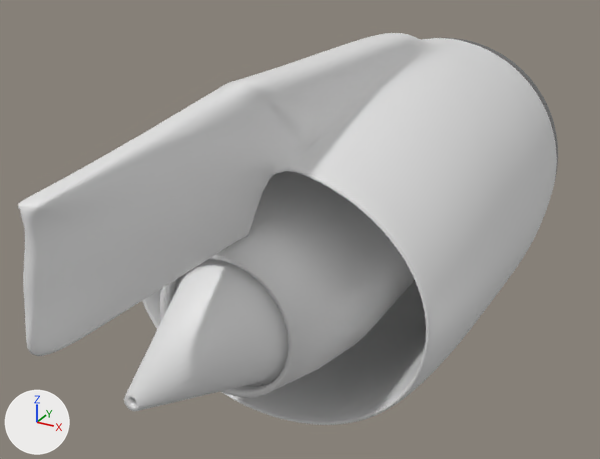
Two versions of the Blender file main.blend, one commit apart.
Rendered twice from a camera (50 mm lens) standing at (4.36, -4.53, 2.27) and looking at (2.11, -0.44, 0.23). The axes (+X, +Y, +Z) are drawn at lower left. The lights are the same throughout.

In view in the first picture: 'Cowling', 'Cylinder'.
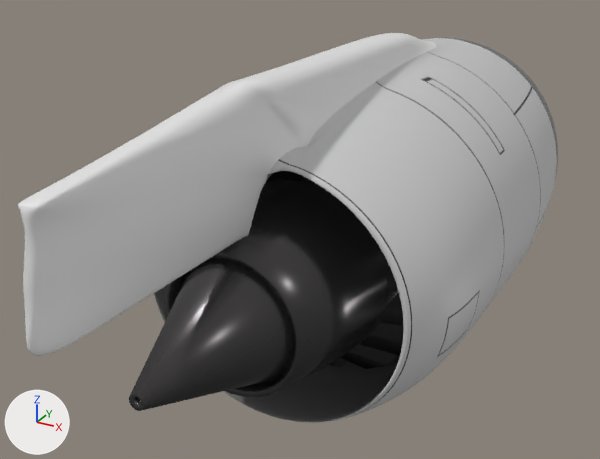
Patch to the scene script:
```diff
--- a/main.blend.py
+++ b/main.blend.py
@@ img_cowling @@
+img_cowling = load_image('Cowling', 'Cowling.png', 1024, 1024, 'sRGB')
@@ mat_main @@
 mat_main = principled_material('main')
-mat_main.base_color = (0.8, 0.8, 0.8)  # white #e7e7e7
+mat_main.texture = img_cowling
@@ mat_interior_cone @@
+mat_interior_cone = principled_material('interior cone')
+mat_interior_cone.base_color = (0.0, 0.0, 0.0)  # black #000000
+mat_interior_cone.roughness = 0.744
@@ mat_exhaust @@
+mat_exhaust = principled_material('Exhaust')
+mat_exhaust.base_color = (0.0835, 0.0785, 0.0807)  # dark grey #524f50
+mat_exhaust.metallic = 0.701
+mat_exhaust.roughness = 0.248
@@ mat_pylon @@
+mat_pylon = principled_material('pylon')
+mat_pylon.base_color = (0.8, 0.8, 0.8)  # white #e7e7e7
@@ me_torus @@
 me_torus.from_pydata(...)  # 719 vertices, 721 faces; spans x -1.89..1.15, y -1.36..1.36, z -3.82..2.47
 # used by ob_cowling; location = (2.241, 0.102, -0.079); rotation_euler = (-1.571, 1.571, 0.0), in degrees (-90, 90, 0); scale = (0.745, 0.745, 0.745)
+# me_torus part 1: 46 of the vertices in x -1.25..0.81, y -1.26..1.26, z -1.71..-1.7 are scaled about their middle by (1, 0.801, 1)
+# me_torus part 2: 144 of the faces centred in x -1.32..0.85, y -1.22..1.22, z -1.5..-0.09 switch from mat_main (white #e7e7e7) to mat_inner (dark grey #6b6b6b)
+# me_torus part 3: 12 of the faces centred in x 0.14..0.91, y -1.08..0.63, z 0.87 switch from mat_main (white #e7e7e7) to mat_inner (dark grey #6b6b6b)
 me_torus.materials.append(mat_tip)
+me_torus.materials.append(mat_pylon)  # white #e7e7e7
@@ me_cylinder @@
 # used by ob_cylinder; location = (2.199, -1.909, 0.0); rotation_euler = (0.0, 1.571, 1.571), in degrees (0, 90, 90); scale = (0.724, 0.724, 0.724)
-me_cylinder.from_pydata(...)  # 224 vertices, 161 faces; spans x -0.9..0.69, y -0.77..0.77, z -0.36..4.03
+me_cylinder.from_pydata(...)  # 288 vertices, 225 faces; spans x -1.2..1.0, y -1.29..1.29, z -0.36..4.03
+# me_cylinder part 4
+# 16 faces are deleted
+# 32 vertices are added at x -1.2..0.93, y -1.29..1.29, z 3.7
+# 26 new vertices lie (0.07, 0.0, -1.64) away from vertices in x -1.2..0.93, y -1.29..1.29, z 3.7
+# 6 new vertices lie (0.06, 0.0, -1.64) away from vertices in x -1.02..0.85, y -0.91..0.91, z 3.7
+# 44 new faces join them, mat_interior_cone (black #000000)
+# 36 new faces join them, mat_exhaust (dark grey #524f50)
+# me_cylinder part 5: 145 faces spanning x -0.9..0.69, y -0.77..0.77, z -0.36..4.03 switch from no material to mat_exhaust (dark grey #524f50)
+me_cylinder.materials.append(mat_interior_cone)  # black #000000
@@ ob_cylinder @@
 ob_cylinder = bpy.data.objects.new('Cylinder', me_cylinder)
-ob_cylinder.location = (2.199, -1.909, 0.0)
+ob_cylinder.location = (2.229, -1.909, 0.013)
 ob_cylinder.rotation_euler = (0.0, 1.571, 1.571)  # degrees (0, 90, 90)
```

Changed parts and their boxes (x1, y1, x2, y2) in the pictures (600 x 459 px; the box of a moved part takes in the faces that stretch with it):
'Cowling', surface changed, reshaped, recoloured
    before: (18, 33, 558, 425)
    after: (18, 33, 558, 423)
'Cylinder', reshaped, moved
    before: (124, 171, 414, 411)
    after: (129, 171, 403, 411)
part 1 of me_torus, moved or reshaped
    before: (48, 98, 452, 425)
    after: (48, 98, 446, 423)
part 2 of me_torus, recoloured (grey to black)
    before: (280, 314, 426, 400)
    after: (281, 355, 400, 399)
part 3 of me_torus, recoloured
    before: (383, 281, 425, 317)
part 4 of me_cylinder, built on
    before: (272, 172, 414, 323)
    after: (266, 171, 403, 369)
part 5 of me_cylinder, recoloured (white to black)
    before: (124, 171, 414, 411)
    after: (129, 172, 399, 411)
